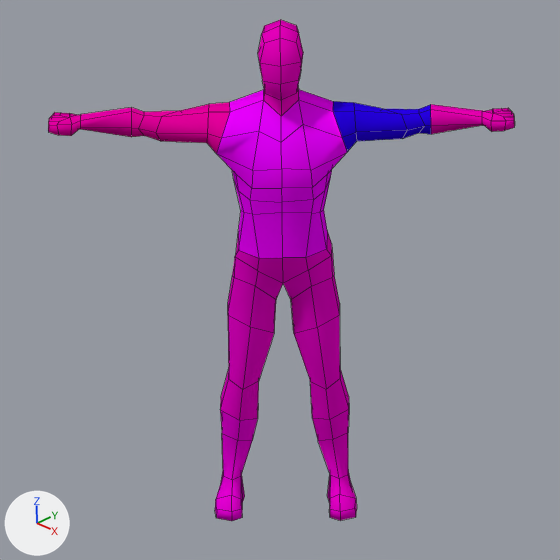
Before and after pictures for a commit that changed the Blender file 3D/HumanoidBase.blend.
Rendered twice from the file's camera 'Camera'. Arrows for +X, +Y and +Z are at lower left; the lights stay in place. Mesh edges are drawn as thin lines.

In view in the first picture: 'L.Arm', 'L.Foot', 'L.Hand', 'Legs', 'R.Arm', 'R.Foot', 'R.Hand', 'Torso', 'Torso.001'.
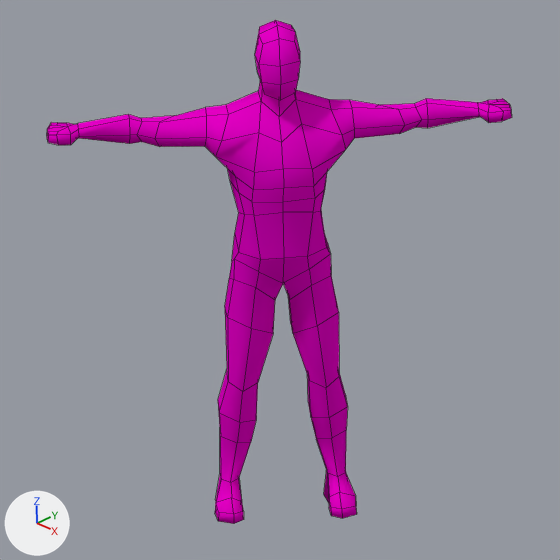
What differs and where, as boxes [x1, y1, x2, y2] in the pictures (560 x 560 px):
'Torso', recoloured, moved, turned: before [216, 90, 347, 258]; after [215, 90, 346, 259]
'Legs', moved, turned: before [220, 231, 349, 420]; after [218, 234, 348, 422]
'Arms', added (pink): after [129, 99, 428, 156]
'Feet', added (pink): after [215, 406, 357, 524]
'Torso.001', moved, turned: before [258, 20, 303, 116]; after [255, 20, 300, 117]
'Hands', added (pink): after [47, 98, 512, 145]
'L.Arm', deleted: before [333, 101, 431, 152]
'R.Arm', deleted (pink): before [132, 102, 230, 153]
'R.Foot', deleted (pink): before [215, 410, 258, 521]
'L.Foot', deleted (pink): before [312, 410, 357, 521]
'R.Hand', deleted (pink): before [48, 107, 132, 137]
'L.Hand', deleted (pink): before [431, 104, 515, 134]

The change, as a list of edits to the scene's bpy script:
```text
Change mat_hiddenmaterial_001:
    mat_hiddenmaterial_001.base_color: (0.868, 0.0, 1.0) -> (0.8, 0.0, 0.576)  # pink #f000ff -> pink #e700c8
Change mat_hiddenmaterial_007:
    mat_hiddenmaterial_007.base_color: (0.8, 0.0, 0.344) -> (0.8, 0.0, 0.576)  # pink #e7009e -> pink #e700c8
Change mat_hiddenmaterial_008:
    mat_hiddenmaterial_008.base_color: (0.8, 0.0, 0.375) -> (0.8, 0.0, 0.576)  # pink #e700a5 -> pink #e700c8
Change mat_hiddenmaterial_004:
    mat_hiddenmaterial_004.base_color: (0.8, 0.0, 0.594) -> (0.8, 0.0, 0.576)  # pink #e700cb -> pink #e700c8
Change ob_torso_001:
    ob_torso_001.location: (-0.56, 0.12, 0.0) -> (-0.57, 0.09, 0.0)
    ob_torso_001.rotation_euler: (0.0, 0.0, 0.783) -> (0.0, 0.0, 0.88)  # degrees (0, 0, 45) -> degrees (0, 0, 50)
Change ob_torso:
    ob_torso.location: (-0.56, 0.12, 0.0) -> (-0.57, 0.09, 0.0)
    ob_torso.rotation_euler: (0.0, 0.0, 0.783) -> (0.0, 0.0, 0.88)  # degrees (0, 0, 45) -> degrees (0, 0, 50)
Remove ob_l_arm:
    ob_l_arm = bpy.data.objects.new('L.Arm', me_mehumanmale_004)
Remove ob_r_arm:
    ob_r_arm = bpy.data.objects.new('R.Arm', me_mehumanmale_006)
Remove ob_r_hand:
    ob_r_hand = bpy.data.objects.new('R.Hand', me_mehumanmale_008)
Remove ob_l_hand:
    ob_l_hand = bpy.data.objects.new('L.Hand', me_mehumanmale_005)
Change ob_legs:
    ob_legs.location: (-0.56, 0.12, 0.0) -> (-0.57, 0.09, 0.0)
    ob_legs.rotation_euler: (0.0, 0.0, 0.783) -> (0.0, 0.0, 0.88)  # degrees (0, 0, 45) -> degrees (0, 0, 50)
Remove ob_r_foot:
    ob_r_foot = bpy.data.objects.new('R.Foot', me_mehumanmale_002)
Remove ob_l_foot:
    ob_l_foot = bpy.data.objects.new('L.Foot', me_mehumanmale_000)
Add ob_feet:
    ob_feet = bpy.data.objects.new('Feet', me_mehumanmale_000_1)  # 72 vertices, 64 faces; spans x -0.244..0.244, y -0.111..0.124, z -0.936..-0.551; in mat_hiddenmaterial_004 (its picture is missing); modifiers EDGE_SPLIT
    ob_feet.location = (-0.57, 0.09, 0.0)
    ob_feet.rotation_euler = (0.0, 0.0, 0.88)  # degrees (0, 0, 50)
    ob_feet.scale = (6.35, 6.35, 6.35)
Add ob_hands:
    ob_hands = bpy.data.objects.new('Hands', me_mehumanmale_005_1)  # 72 vertices, 64 faces; spans x -0.8..0.8, y 0.01..0.14, z 0.45..0.55; in mat_hiddenmaterial_008 (its picture is missing); modifiers EDGE_SPLIT
    ob_hands.location = (-0.57, 0.09, 0.0)
    ob_hands.rotation_euler = (0.0, 0.0, 0.88)  # degrees (0, 0, 50)
    ob_hands.scale = (6.35, 6.35, 6.35)
Add ob_arms:
    ob_arms = bpy.data.objects.new('Arms', me_mehumanmale_006_1)  # 60 vertices, 48 faces; spans x -0.514..0.514, y -0.035..0.155, z 0.403..0.563; in mat_hiddenmaterial_007 (its picture is missing); modifiers EDGE_SPLIT
    ob_arms.location = (-0.57, 0.09, 0.0)
    ob_arms.rotation_euler = (0.0, 0.0, 0.88)  # degrees (0, 0, 50)
    ob_arms.scale = (6.35, 6.35, 6.35)
```
